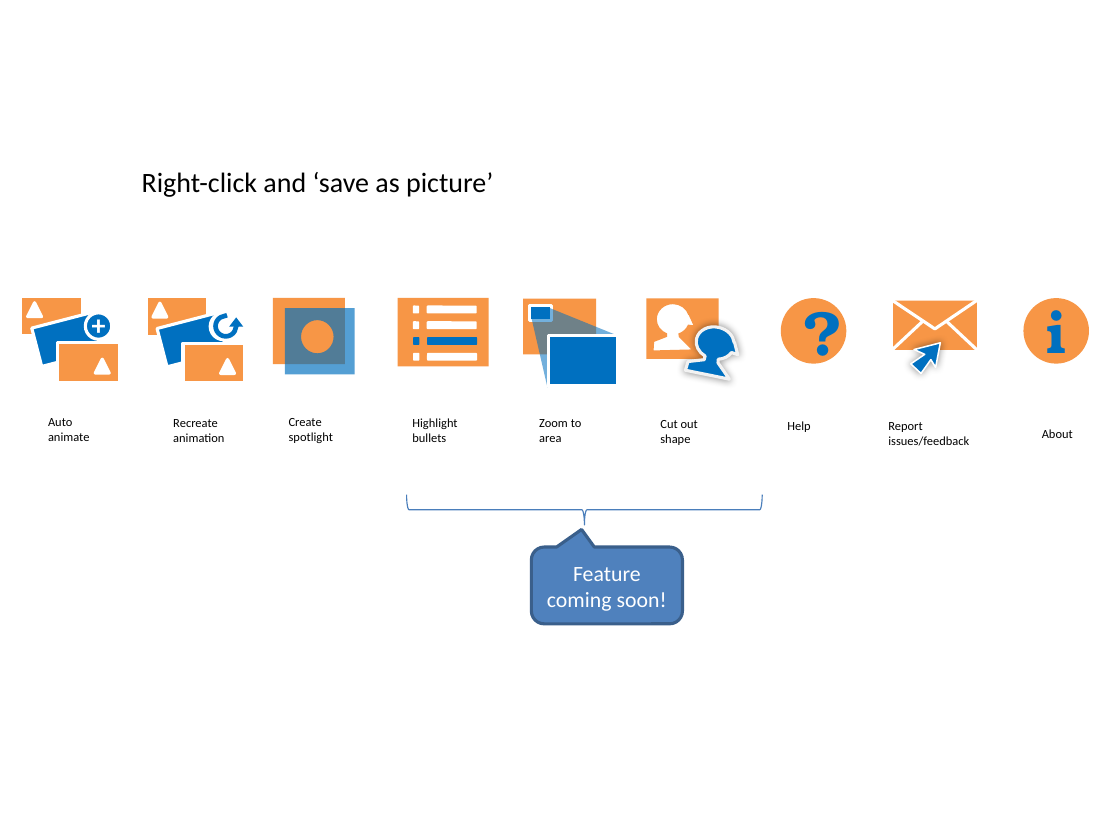
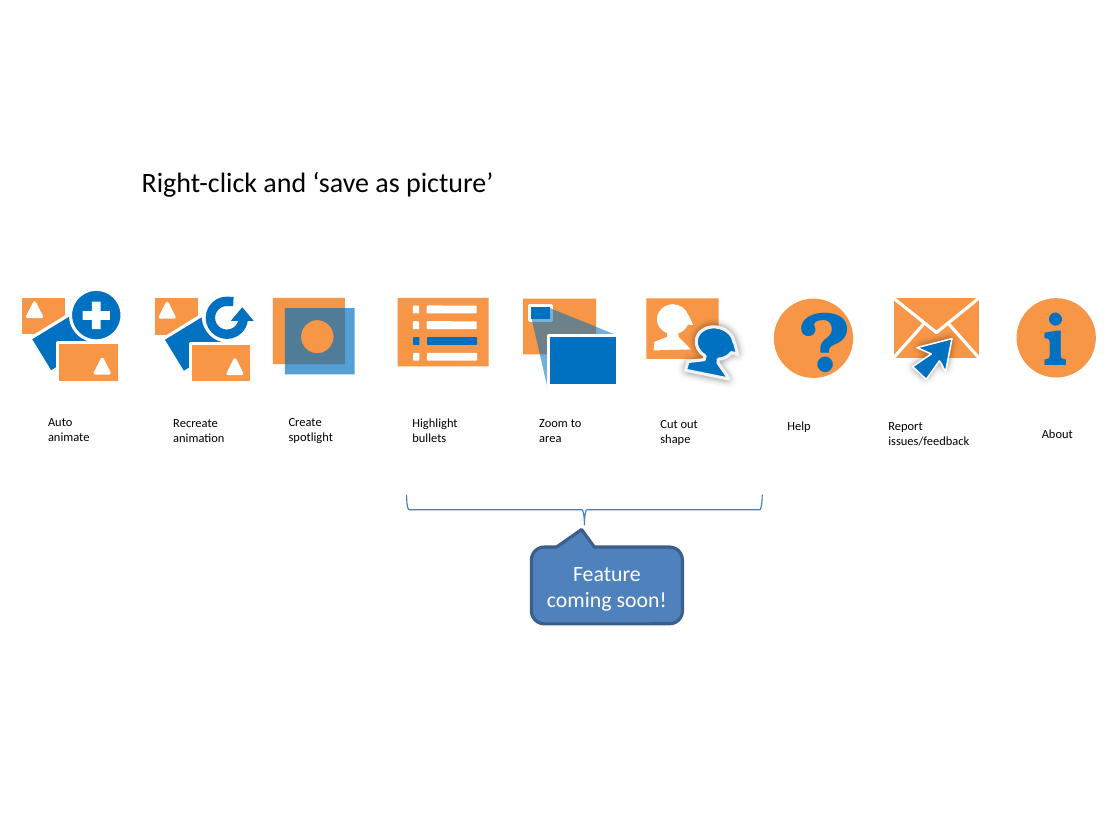
Before and after one commit to PowerPointLabs/PowerPointLabs, a slide deck: slide 5 of doc/Logo and icons.pptx. Drawn at 1120x840 pixels with LibreOffice and Linux fonts; fonts in the diff are those of the drawing. Boxes give left, top, right and bottom in pixels: in the first picture for what was removed or moved away, otherwise in the second. Text is boxed around its words. In the diff, an @@ line names an element or a change of style, - is before the commit and + after.

Commit message:
refined icons to make them more visible

```diff
--- a/doc/Logo and icons.pptx
+++ b/doc/Logo and icons.pptx
@@ rectangle: place and size @@
-rectangle at <box>21,296,83,335</box>
+rectangle at <box>21,296,67,335</box>
@@ ellipse: place and size @@
-ellipse at <box>85,312,112,339</box>
+ellipse at <box>71,289,122,340</box>
@@ plus sign added at <box>77,297,114,334</box>, fill #FFFFFF @@
@@ rectangle: place and size @@
-rectangle at <box>146,297,207,336</box>
+rectangle at <box>153,297,199,336</box>
@@ ellipse: place and size @@
-ellipse at <box>211,314,237,340</box>
+ellipse at <box>203,290,254,342</box>
@@ ellipse "?": place and size @@
-ellipse "?" at <box>781,298,847,364</box>
+ellipse "?" at <box>774,299,853,379</box>
@@ ellipse "?" at <box>774,299,853,379</box>: size 40 to 54 pt @@
@@ freeform shape: place and size @@
-freeform shape at <box>893,300,977,328</box>
+freeform shape at <box>894,298,979,333</box>
@@ rectangle: place and size @@
-rectangle at <box>893,300,977,349</box>
+rectangle at <box>894,298,979,357</box>
@@ ellipse "i": place and size @@
-ellipse "i" at <box>1024,298,1090,364</box>
+ellipse "i" at <box>1017,298,1096,377</box>
@@ ellipse "i" at <box>1017,298,1096,377</box>: size 36 to 44 pt @@
@@ rectangle at <box>30,306,103,372</box>: rotation 345 to 328 degrees @@
@@ text removed at <box>81,302,118,347</box> @@
-+
@@ rectangle at <box>162,307,235,373</box>: rotation 345 to 328 degrees @@
@@ arc (boxed as its full ellipse): place and size @@
-arc (boxed as its full ellipse) at <box>216,316,236,336</box>
+arc (boxed as its full ellipse) at <box>211,301,243,334</box>
@@ arc (boxed as its full ellipse) at <box>211,301,243,334</box>: outline #0070C0 3 pt to #0070C0 6 pt; proportions changed @@
@@ triangle: place and size @@
-triangle at <box>230,317,244,326</box>
+triangle at <box>231,307,253,320</box>
@@ line moved from (893, 349) - (923, 321) to (894, 357) - (924, 324) @@
@@ freeform shape: place and size @@
-freeform shape at <box>905,333,950,378</box>
+freeform shape at <box>906,326,965,385</box>
@@ line moved from (977, 349) - (946, 321) to (979, 357) - (949, 324) @@
@@ 2 triangles, 1 rectangle: place and size @@
-2 triangles, 1 rectangle at <box>153,304,244,382</box>
+2 triangles, 1 rectangle at <box>160,304,252,383</box>
```
